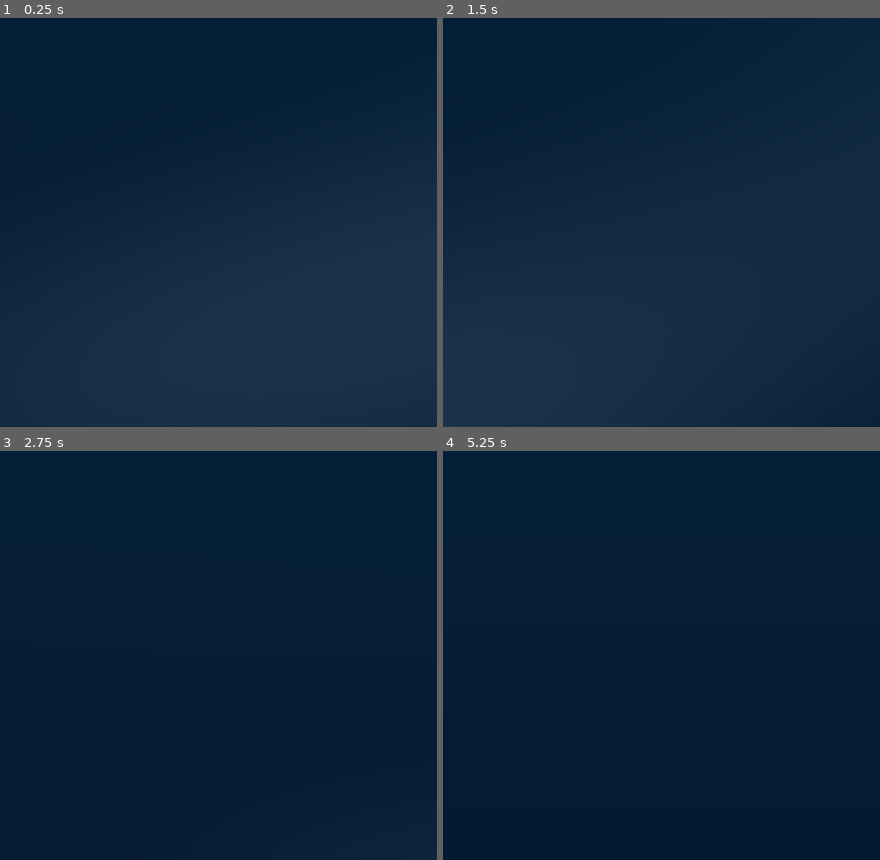
Above: before the commit, frames 1-4 (two rows, left to right).
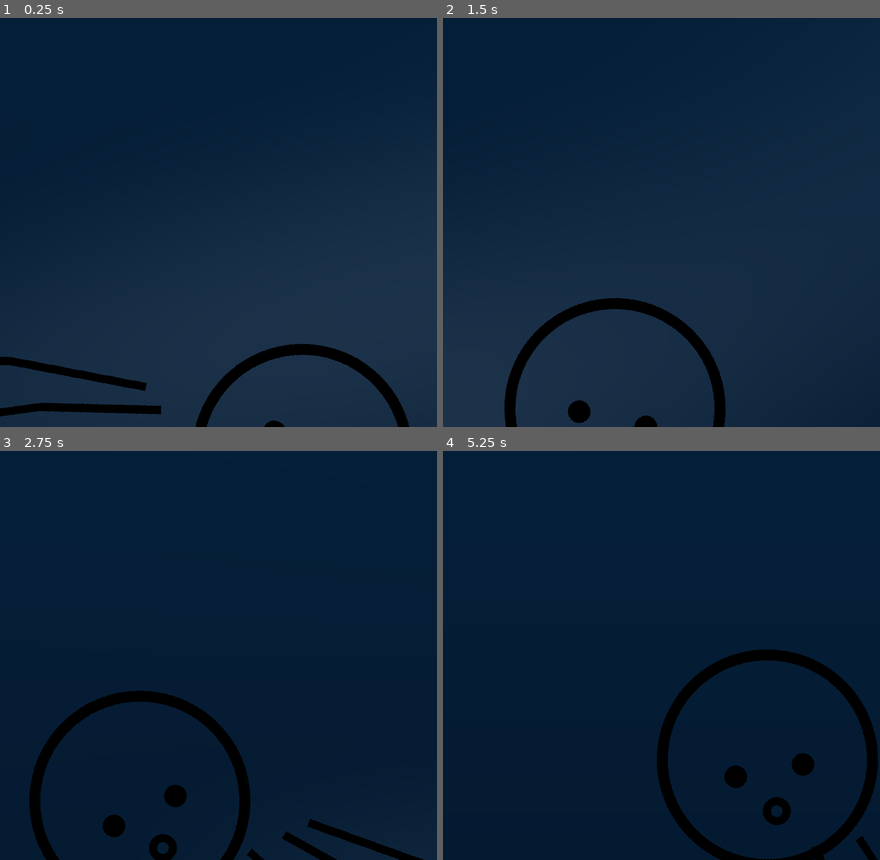
Above: after the commit, the same moments.

Repository: dreamthread-dev/digital-aquarium
Game: Godot game, scene res://scenes/aquarium_scene.tscn
Two runs of this game, one before a commit and one after it. Both use one fixed random seed, a clock stepped at 60 frames per second and the inputs below.
Inputs:
- Up to frame 1 (0.25 s): no input
- Up to frame 2 (1.5 s): no input
- Up to frame 3 (2.75 s): no input
- Up to frame 4 (5.25 s): no input

The runs differ from the first frame. In frame 1, 3.2% of the frame differs, in the area x 0-94%, y 79-100%; in frame 2, 2.6%; in frame 3, 4.3%; in frame 4, 4.6%, in the area x 48-100%, y 48-100%.

Commit message:
feat: implement Boids simulation, Quadtree partitioning, and depth rendering (#3-#5)

Diff:
--- a/godot/scenes/aquarium_scene.tscn
+++ b/godot/scenes/aquarium_scene.tscn
@@ -1,6 +1,7 @@
-[gd_scene load_steps=3 format=3 uid="uid://dmyg1x2g4f5m"]
+[gd_scene load_steps=4 format=3 uid="uid://dmyg1x2g4f5m"]
 
 [ext_resource type="Shader" path="res://shaders/aquarium_bg.gdshader" id="1_kjuqy"]
+[ext_resource type="Script" path="res://scripts/fish_manager.gd" id="2_mager"]
 
 [sub_resource type="ShaderMaterial" id="ShaderMaterial_j0k6b"]
 shader = ExtResource("1_kjuqy")
@@ -18,3 +19,6 @@
 offset_right = 8640.0
 offset_bottom = 3840.0
 mouse_filter = 2
+
+[node name="FishManager" type="Node2D" parent="."]
+script = ExtResource("2_mager")
--- /dev/null
+++ b/godot/scenes/fish.tscn
@@ -0,0 +1,10 @@
+[gd_scene load_steps=3 format=3 uid="uid://cxpyg8mx2f5m"]
+
+[ext_resource type="Script" path="res://scripts/fish.gd" id="1_kjuqy"]
+[ext_resource type="Texture2D" path="res://assets/default_fish/fish_01.png" id="2_f53b5"]
+
+[node name="Fish" type="Node2D"]
+script = ExtResource("1_kjuqy")
+
+[node name="Sprite2D" type="Sprite2D" parent="."]
+texture = ExtResource("2_f53b5")
--- /dev/null
+++ b/godot/scripts/fish.gd
@@ -0,0 +1,190 @@
+class_name Fish
+extends Node2D
+
+const HALF_PI = PI / 2.0
+
+# 静的型付け必須ルールを適用
+var velocity: Vector2 = Vector2.RIGHT
+var speed: float = 120.0
+var max_speed: float = 180.0
+var depth: float = 0.0
+var noise_offset: float = 0.0
+
+# Boids パラメータ (FishManager から動的に上書き可能)
+var separation_radius: float = 80.0
+var alignment_radius: float = 150.0
+var cohesion_radius: float = 200.0
+
+var separation_weight: float = 1.5
+var alignment_weight: float = 1.0
+var cohesion_weight: float = 1.0
+var wander_weight: float = 0.3
+var wall_avoid_weight: float = 2.5
+
+# 壁反発しきい値
+var wall_margin: float = 300.0
+
+# 子ノード参照
+@onready var sprite: Sprite2D = $Sprite2D
+
+# ふらつき用ノイズ (FishManager から渡される)
+var noise_gen: FastNoiseLite = null
+
+func _ready() -> void:
+	# 個体ごとの固有のノイズ位相ずれ
+	noise_offset = randf_range(0.0, 10000.0)
+
+	# スピードに±20%の個体差を付与
+	speed = randf_range(96.0, 144.0)
+	max_speed = speed * 1.5
+
+	# 初期速度ベクトル
+	var angle: float = randf_range(0.0, TAU)
+	velocity = Vector2.from_angle(angle) * speed
+
+# 奥行きの設定と描画更新
+func set_depth(p_depth: float) -> void:
+	depth = clampf(p_depth, 0.0, 1.0)
+
+	# スケール: 手前(1.25倍) 〜 奥(0.6倍)
+	var scale_val: float = lerp(1.25, 0.6, depth)
+	scale = Vector2(scale_val, scale_val)
+
+	# 色調（モジュレート）: 奥に行くほど水中ブルーにフェード
+	# 奥：暗い深海ブルー Color(0.08, 0.20, 0.38, 1.0)
+	var deep_color: Color = Color(0.08, 0.20, 0.38, 1.0)
+	modulate = Color.WHITE.lerp(deep_color, depth)
+
+	# 重なり順: 手前(100) 〜 奥(10)
+	z_index = int(lerp(100.0, 10.0, depth))
+
+# 位置と回転の更新 (FishManagerが一括で呼び出すため _process は不使用)
+func update_movement(delta: float, neighbors: Array[Node2D], screen_size: Vector2) -> void:
+	var force: Vector2 = Vector2.ZERO
+
+	# Boidsの計算
+	if neighbors.size() > 0:
+		force += _calculate_boids(neighbors)
+
+	# ふらつき (Wander) の追加
+	force += _calculate_wander() * wander_weight
+
+	# 壁回避の追加
+	force += _calculate_wall_avoidance(screen_size) * wall_avoid_weight
+
+	# 速度ベクトルの更新
+	velocity += force * delta
+
+	# 速度制限 (Boidsの加速しすぎ防止)
+	var min_speed: float = speed * 0.75
+	if velocity.length() > max_speed:
+		velocity = velocity.limit_length(max_speed)
+	elif velocity.length() < min_speed:
+		velocity = velocity.normalized() * min_speed
+
+	# なめらかな回転方向補間 (lerp_angle)
+	var target_angle: float = velocity.angle()
+	rotation = lerp_angle(rotation, target_angle, 5.0 * delta)
+
+	# 移動の反映
+	position += velocity * delta
+
+	# 左右反転 (flip_v) の制御
+	# 進む方向に応じてスプライトの上下反転を行い、魚が逆さまになるのを防ぐ
+	if sprite:
+		var normalized_angle: float = fposmod(rotation, TAU)
+		if normalized_angle > HALF_PI and normalized_angle < PI + HALF_PI:
+			sprite.flip_v = true
+		else:
+			sprite.flip_v = false
+
+# Boids 3原則（分離、整列、結合）の合算ベクトル算出
+func _calculate_boids(neighbors: Array[Node2D]) -> Vector2:
+	var separation_force: Vector2 = Vector2.ZERO
+	var alignment_vel: Vector2 = Vector2.ZERO
+	var cohesion_pos: Vector2 = Vector2.ZERO
+
+	var separation_count: int = 0
+	var alignment_count: int = 0
+	var cohesion_count: int = 0
+
+	var pos: Vector2 = global_position
+
+	for neighbor in neighbors:
+		if neighbor == self:
+			continue
+
+		var n_pos: Vector2 = neighbor.global_position
+		var dist: float = pos.distance_to(n_pos)
+
+		# 1. Separation (近すぎる魚から離れる)
+		if dist > 0.01 and dist < separation_radius:
+			# 距離が近いほど強い反発力
+			var diff: Vector2 = (pos - n_pos).normalized() / dist
+			separation_force += diff
+			separation_count += 1
+
+		# 2. Alignment (周囲と同じ向き・速度に合わせる)
+		if dist < alignment_radius:
+			var other_fish := neighbor as Fish
+			if other_fish:
+				alignment_vel += other_fish.velocity
+				alignment_count += 1
+
+		# 3. Cohesion (周囲の重心へ向かう)
+		if dist < cohesion_radius:
+			cohesion_pos += n_pos
+			cohesion_count += 1
+
+	var combined_force: Vector2 = Vector2.ZERO
+
+	if separation_count > 0:
+		separation_force = (separation_force / float(separation_count)).normalized() * speed
+		combined_force += (separation_force - velocity) * separation_weight
+
+	if alignment_count > 0:
+		alignment_vel = (alignment_vel / float(alignment_count)).normalized() * speed
+		combined_force += (alignment_vel - velocity) * alignment_weight
+
+	if cohesion_count > 0:
+		cohesion_pos = cohesion_pos / float(cohesion_count)
+		var desired_vel: Vector2 = (cohesion_pos - pos).normalized() * speed
+		combined_force += (desired_vel - velocity) * cohesion_weight
+
+	return combined_force
+
+# FastNoiseLite を使用した滑らかでランダムなふらつき
+func _calculate_wander() -> Vector2:
+	if not noise_gen:
+		return Vector2.ZERO
+
+	# 時間経過と固有オフセットからノイズ値を取得 (-1.0 〜 1.0)
+	var time_ms: float = float(Time.get_ticks_msec()) * 0.05
+	var val: float = noise_gen.get_noise_1d(time_ms + noise_offset)
+
+	# 現在の速度方向から少し左右にそれる角度を計算
+	var angle: float = velocity.angle() + (val * PI * 0.4)
+	return Vector2.from_angle(angle) * speed - velocity
+
+# 画面端に近づいた際に内側へ逃げる力
+func _calculate_wall_avoidance(screen_size: Vector2) -> Vector2:
+	var desired: Vector2 = Vector2.ZERO
+
+	# 左壁
+	if position.x < wall_margin:
+		desired.x = speed
+	# 右壁
+	elif position.x > screen_size.x - wall_margin:
+		desired.x = -speed
+
+	# 上壁
+	if position.y < wall_margin:
+		desired.y = speed
+	# 下壁
+	elif position.y > screen_size.y - wall_margin:
+		desired.y = -speed
+
+	if desired != Vector2.ZERO:
+		return desired.normalized() * speed - velocity
+
+	return Vector2.ZERO
--- /dev/null
+++ b/godot/scripts/fish_manager.gd
@@ -0,0 +1,176 @@
+class_name FishManager
+extends Node2D
+
+# 静的型付け必須ルールを適用
+@export var fish_scene: PackedScene = preload("res://scenes/fish.tscn")
+@export var max_fishes: int = 300
+@export var initial_fish_count: int = 25
+
+var fishes: Array[Node2D] = []
+var screen_size: Vector2 = Vector2(8640, 3840)
+
+# デフォルト魚のテクスチャプール
+var default_textures: Array[Texture2D] = []
+
+# ふらつき用Perlin Noiseのジェネレータ
+var noise_gen: FastNoiseLite
+
+# Boids グローバルパラメータ (デバッグUIと連携するためマネージャー側で保持)
+var separation_radius: float = 80.0
+var alignment_radius: float = 150.0
+var cohesion_radius: float = 200.0
+
+var separation_weight: float = 1.5
+var alignment_weight: float = 1.0
+var cohesion_weight: float = 1.0
+var wander_weight: float = 0.3
+var wall_avoid_weight: float = 2.5
+
+func _ready() -> void:
+	# ノイズの初期設定
+	noise_gen = FastNoiseLite.new()
+	noise_gen.noise_type = FastNoiseLite.TYPE_PERLIN
+	noise_gen.frequency = 0.02
+	noise_gen.seed = randi()
+
+	# デフォルト魚アセットのロード
+	_load_default_textures()
+
+	# 起動時のデフォルト魚の生成
+	_spawn_initial_fishes()
+	logger_info("FishManager ready. Spawned initial fishes.")
+
+func _load_default_textures() -> void:
+	var paths: Array[String] = [
+		"res://assets/default_fish/fish_01.png",
+		"res://assets/default_fish/fish_02.png",
+		"res://assets/default_fish/fish_03.png"
+	]
+	for path in paths:
+		if ResourceLoader.exists(path):
+			var tex: Texture2D = load(path) as Texture2D
+			if tex:
+				default_textures.append(tex)
+		else:
+			push_warning("Default fish texture not found at path: " + path)
+
+func _spawn_initial_fishes() -> void:
+	if default_textures.size() == 0:
+		push_error("Cannot spawn initial fishes: No textures loaded.")
+		return
+
+	for i in range(initial_fish_count):
+		# ランダムなテクスチャを選択
+		var tex: Texture2D = default_textures[randi() % default_textures.size()]
+
+		# 画面の有効範囲内のランダムな位置に配置
+		var margin: float = 400.0
+		var rx: float = randf_range(margin, screen_size.x - margin)
+		var ry: float = randf_range(margin, screen_size.y - margin)
+		var start_pos: Vector2 = Vector2(rx, ry)
+
+		# 奥行き (depth) をランダムに付与 (0.0 手前 〜 1.0 奥)
+		var p_depth: float = randf()
+
+		spawn_fish(tex, start_pos, p_depth)
+
+# 新規魚の生成 (WebSocket等からの受信時も呼び出す共通IF)
+func spawn_fish(texture: Texture2D, start_pos: Vector2 = Vector2.ZERO, p_depth: float = -1.0) -> void:
+	if not fish_scene:
+		push_error("FishManager: fish_scene PackedScene is not configured.")
+		return
+
+	var fish_instance := fish_scene.instantiate() as Fish
+	if not fish_instance:
+		push_error("FishManager: Failed to instantiate fish scene.")
+		return
+
+	# 初期パラメータ設定
+	if start_pos == Vector2.ZERO:
+		# 位置指定がない場合は画面外の上部(落下演出用)または中央ランダム
+		var rx: float = randf_range(500.0, screen_size.x - 500.0)
+		start_pos = Vector2(rx, 100.0) # 水面付近
+
+	fish_instance.position = start_pos
+	fish_instance.noise_gen = noise_gen
+
+	# Boidsパラメータの初期同期
+	_sync_fish_params(fish_instance)
+
+	# シーンに追加 (描画されるようにする)
+	add_child(fish_instance)
+
+	# テクスチャの適用 (必ず add_child 後に行う)
+	if fish_instance.sprite:
+		fish_instance.sprite.texture = texture
+
+	# 奥行きの適用
+	var depth_val: float = p_depth if p_depth >= 0.0 else randf()
+	fish_instance.set_depth(depth_val)
+
+	# 配列へ登録
+	fishes.append(fish_instance)
+
+	# FIFO制御 (最大匹数を超えた場合は最古の魚を消滅)
+	if fishes.size() > max_fishes:
+		var oldest_fish: Node2D = fishes.pop_front()
+		if is_instance_valid(oldest_fish):
+			# 消滅演出（#7）はのちのタスクなので、今はシンプルに破棄します
+			oldest_fish.queue_free()
+
+# 各魚個体へBoidsパラメータを一括同期させる
+func _sync_fish_params(fish: Fish) -> void:
+	fish.separation_radius = separation_radius
+	fish.alignment_radius = alignment_radius
+	fish.cohesion_radius = cohesion_radius
+
+	fish.separation_weight = separation_weight
+	fish.alignment_weight = alignment_weight
+	fish.cohesion_weight = cohesion_weight
+	fish.wander_weight = wander_weight
+	fish.wall_avoid_weight = wall_avoid_weight
+
+# デバッグUIなどからパラメータが一括更新された際、稼働中の魚全てへ反映する
+func update_all_fish_params() -> void:
+	for f in fishes:
+		var fish := f as Fish
+		if is_instance_valid(fish):
+			_sync_fish_params(fish)
+
+# 毎フレームの更新処理（Boids一括処理 & 空間分割）
+func _process(delta: float) -> void:
+	# 1. 空間分割ツリー (Quadtree) の構築
+	# 水槽全体 (8640x3840) の境界ボックス
+	var boundary: Rect2 = Rect2(Vector2.ZERO, screen_size)
+	var qtree: Quadtree = Quadtree.new(boundary, 8)
+
+	# 有効な魚のみをインサート
+	var active_fishes: Array[Node2D] = []
+	for f in fishes:
+		if is_instance_valid(f):
+			qtree.insert(f)
+			active_fishes.append(f)
+
+	# 2. 各魚の近傍探索と移動更新
+	for f in active_fishes:
+		var fish := f as Fish
+		if not is_instance_valid(fish):
+			continue
+
+		# 周囲の探索範囲 (最も大きい半径を基準にする)
+		var query_radius: float = maxf(cohesion_radius, maxf(alignment_radius, separation_radius))
+		var query_rect: Rect2 = Rect2(
+			fish.global_position - Vector2(query_radius, query_radius),
+			Vector2(query_radius * 2.0, query_radius * 2.0)
+		)
+
+		# Quadtree を用いて範囲内の近傍オブジェクトを高速抽出
+		var neighbors: Array[Node2D] = []
+		qtree.query(query_rect, neighbors)
+
+		# 位置と方向の物理移動更新を実行
+		fish.update_movement(delta, neighbors, screen_size)
+
+# ロガーヘルパー
+func logger_info(msg: String) -> void:
+	print("[FishManager] INFO: " + msg)
--- /dev/null
+++ b/godot/scripts/quadtree.gd
@@ -0,0 +1,83 @@
+class_name Quadtree
+extends RefCounted
+
+# 静的型付け必須ルールを適用
+var boundary: Rect2
+var capacity: int
+var fishes: Array[Node2D] = []
+var is_divided: bool = false
+
+# 子ノードの参照
+var north_west: Quadtree = null
+var north_east: Quadtree = null
+var south_west: Quadtree = null
+var south_east: Quadtree = null
+
+func _init(p_boundary: Rect2, p_capacity: int = 8) -> void:
+	boundary = p_boundary
+	capacity = p_capacity
+
+# 魚をツリーに挿入する
+func insert(fish: Node2D) -> bool:
+	# 境界ボックスの外側なら何もしない
+	if not boundary.has_point(fish.global_position):
+		return false
+
+	# キャパシティに余裕があり、まだ分割されていなければ、このノードに格納
+	if fishes.size() < capacity and not is_divided:
+		fishes.append(fish)
+		return true
+
+	# 満杯の場合、まだ分割されていなければ分割する
+	if not is_divided:
+		_subdivide()
+
+		# 自身が持っていた魚を子ノードへ再配分する
+		var temp_fishes: Array[Node2D] = fishes.duplicate()
+		fishes.clear()
+		for f in temp_fishes:
+			_insert_into_children(f)
+
+	# 新しい魚を子ノードへインサート
+	return _insert_into_children(fish)
+
+# 子ノードへの再帰挿入
+func _insert_into_children(fish: Node2D) -> bool:
+	if north_west.insert(fish): return true
+	if north_east.insert(fish): return true
+	if south_west.insert(fish): return true
+	if south_east.insert(fish): return true
+	return false
+
+# 4つの象限に分割する
+func _subdivide() -> void:
+	var x: float = boundary.position.x
+	var y: float = boundary.position.y
+	var w: float = boundary.size.x / 2.0
+	var h: float = boundary.size.y / 2.0
+
+	north_west = Quadtree.new(Rect2(x, y, w, h), capacity)
+	north_east = Quadtree.new(Rect2(x + w, y, w, h), capacity)
+	south_west = Quadtree.new(Rect2(x, y + h, w, h), capacity)
+	south_east = Quadtree.new(Rect2(x + w, y + h, w, h), capacity)
+
+	is_divided = true
+
+# 範囲内のオブジェクトをクエリ（高速抽出）する
+func query(range_rect: Rect2, found: Array[Node2D]) -> void:
+	# 範囲と境界が交差していない場合は終了
+	if not boundary.intersects(range_rect):
+		return
+
+	# 自身が格納しているオブジェクトを範囲判定して追加
+	# （分割されている場合は fishes は空になっているため、分割前または末端のノードのみで判定が走る）
+	for fish in fishes:
+		if is_instance_valid(fish) and range_rect.has_point(fish.global_position):
+			found.append(fish)
+
+	# 分割されている場合は子ノードを再帰クエリ
+	if is_divided:
+		north_west.query(range_rect, found)
+		north_east.query(range_rect, found)
+		south_west.query(range_rect, found)
+		south_east.query(range_rect, found)
Binary file added: godot/assets/default_fish/fish_01.png
Binary file added: godot/assets/default_fish/fish_02.png
Binary file added: godot/assets/default_fish/fish_03.png
Not shown, changed: .gitignore
